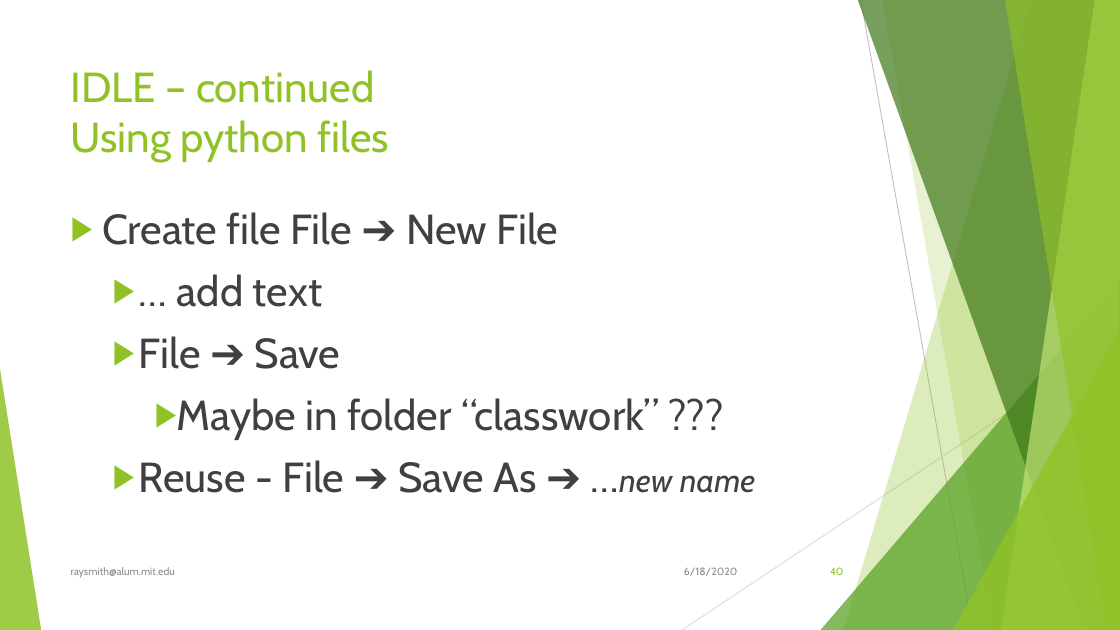
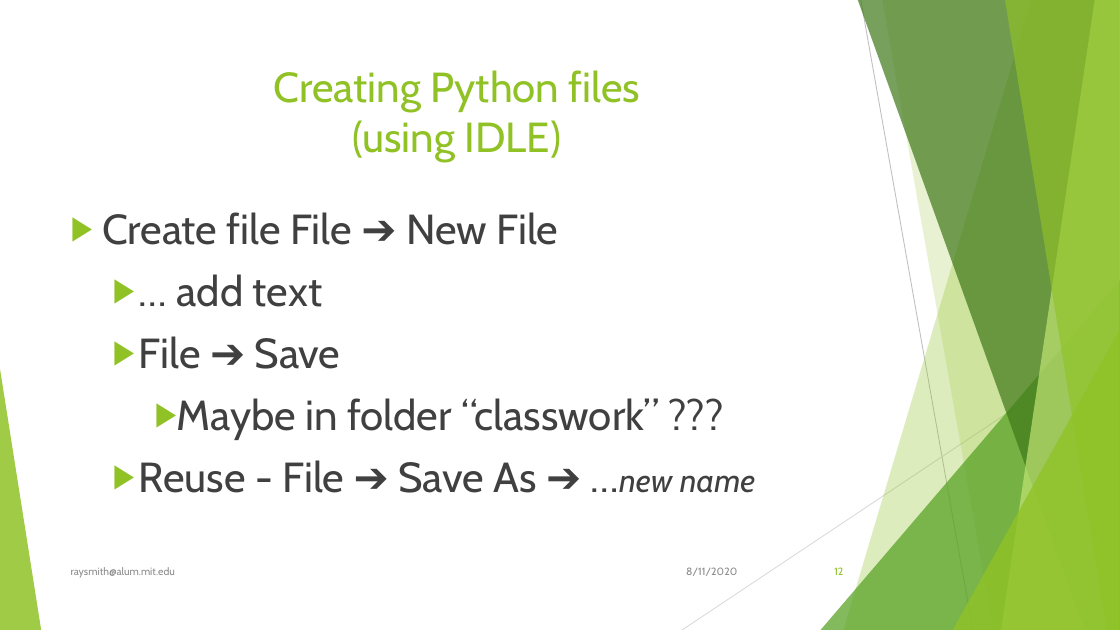
Before and after one commit to raysmith619/Introduction-To-Programming, a slide deck: slide 12 of Docs/Introduction to Proramming Using Python.pptx (slide 40 before the commit). Drawn at 1120x630 pixels with LibreOffice and Linux fonts; fonts in the diff are those of the drawing. Boxes give left, top, right and bottom in pixels: in the first picture for what was removed or moved away, otherwise in the second. Text is boxed around its words. In the diff, an @@ line names an element or a change of style, - is before the commit and + after.

```diff
--- a/Docs/Introduction to Proramming Using Python.pptx
+++ b/Docs/Introduction to Proramming Using Python.pptx
@@ title at (x1=274, y1=70, x2=640, y2=162): text changed @@
-IDLE – continued
-Using python files
+Creating Python files
+(using IDLE)
@@ text at (x1=686, y1=567, x2=737, y2=576): text changed @@
-6/18/2020
+8/11/2020
@@ page number at (x1=834, y1=567, x2=843, y2=575): text changed @@
-40
+12
```
Also in this commit, not shown: 104 other slides changed, 4 slides added, 1 other file.
